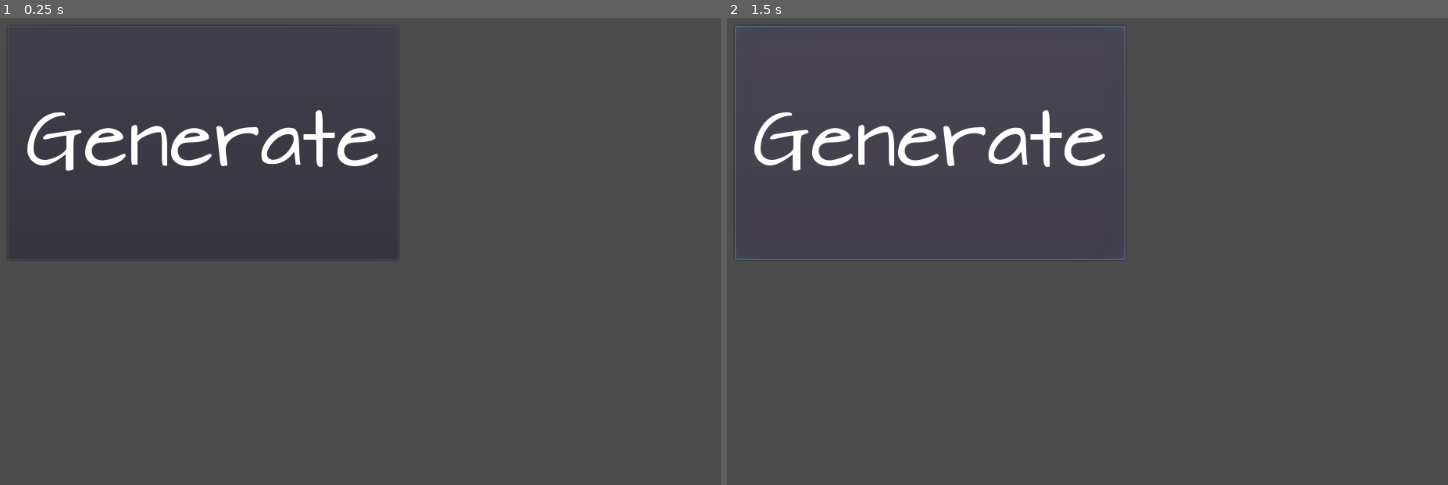
Above: before the commit, frames 1-2 (left to right).
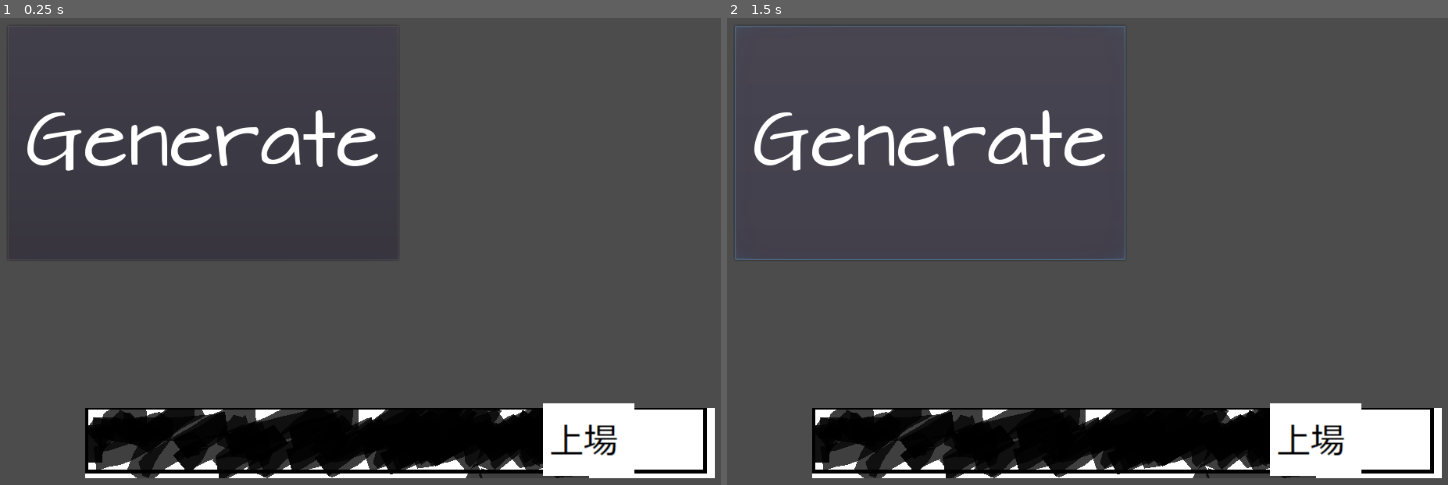
Above: after the commit, the same moments.

Repository: manzyun/PrayForApply
Game: Godot game, scene res://scenes/main.tscn
The game is run twice, just before and just after one commit, with the same random seed, the same clock (stepped at 60 frames per second) and the same inputs. The project has no main scene, so this scene is started directly.
Inputs:
- Up to frame 1 (0.25 s): no input
- Up to frame 2 (1.5 s): click "Generate" at 0.5 s; click "Generate" at 1.25 s

The runs differ from the first frame. In frame 1, 12% of the frame differs, in the area x 11-100%, y 82-99%; in frame 2, 12%.

Commit message:
add ListedGauge

Diff:
--- /dev/null
+++ b/ListedProgress.gd
@@ -0,0 +1,19 @@
+extends TextureProgress
+
+
+# Declare member variables here. Examples:
+# var a = 2
+# var b = "text"
+
+
+# Called when the node enters the scene tree for the first time.
+func _ready():
+	pass # Replace with function body.
+
+
+# Called every frame. 'delta' is the elapsed time since the previous frame.
+#func _process(delta):
+#	pass
+
+func _process(delta):
+	$ListedIcon.position.x = value * (rect_size.x / 100)
--- a/default_env.tres
+++ b/default_env.tres
@@ -1,5 +1,7 @@
 [gd_resource type="Environment" load_steps=2 format=2]
+
 [sub_resource type="ProceduralSky" id=1]
+
 [resource]
 background_mode = 2
 background_sky = SubResource( 1 )
--- /dev/null
+++ b/scenes/ListedProgress.tscn
@@ -0,0 +1,23 @@
+[gd_scene load_steps=5 format=2]
+
+[ext_resource path="res://ListedProgress.gd" type="Script" id=1]
+[ext_resource path="res://images/listed_gauge_under_tmp.png" type="Texture" id=2]
+[ext_resource path="res://images/listed_gauge_progress_tmp.png" type="Texture" id=3]
+[ext_resource path="res://images/listed_gauge_icon_tmp.png" type="Texture" id=4]
+
+[node name="ListedProgress" type="TextureProgress"]
+anchor_left = 0.5
+anchor_top = 1.0
+anchor_right = 0.5
+anchor_bottom = 1.0
+margin_left = -403.0
+margin_top = -100.0
+margin_right = 403.0
+margin_bottom = -10.0
+texture_under = ExtResource( 2 )
+texture_progress = ExtResource( 3 )
+script = ExtResource( 1 )
+
+[node name="ListedIcon" type="Sprite" parent="."]
+position = Vector2( 0, 40 )
+texture = ExtResource( 4 )
--- a/scenes/main_HUD.tscn
+++ b/scenes/main_HUD.tscn
@@ -1,7 +1,8 @@
-[gd_scene load_steps=3 format=2]
+[gd_scene load_steps=4 format=2]
 
 [ext_resource path="res://scripts/main_HUD.gd" type="Script" id=1]
 [ext_resource path="res://fonts/architect-s-daughter/ArchitectsDaughter32.tres" type="DynamicFont" id=2]
+[ext_resource path="res://scenes/ListedProgress.tscn" type="PackedScene" id=3]
 
 [node name="main_HUD" type="CanvasLayer"]
 script = ExtResource( 1 )
@@ -19,6 +20,13 @@
 text = "Generate"
 align = 1
 valign = 1
-percent_visible = -0.125
+
+[node name="StartPositionListedGauge" type="Position2D" parent="."]
+position = Vector2( 70, 500 )
+
+[node name="EndPositionListedGauge" type="Position2D" parent="."]
+position = Vector2( 920, 570 )
+
+[node name="ListedProgress" parent="." instance=ExtResource( 3 )]
 
 [connection signal="pressed" from="GenerateButton" to="." method="_on_GenerateButton_pressed"]
--- a/scripts/main.gd
+++ b/scripts/main.gd
@@ -1,78 +1,78 @@
 extends Node2D
 
 func _ready():
-    pass
+	pass
 
 func _process(delta):
-    pass
+	pass
 
 func construct_prayer():
-    var result = 0
+	var result = 0
 
 func construct_job_seeker():
-    var job_seeker_dict = {
-        "name": "nanashi",
-        "age": 0,
-        "edu": "hoisotsu",
-        "workhis": "neet",
-        "license": "nashi",
-        "occupation": 0,
-        "employment": 0,
-        }
-    print_debug(job_seeker_dict)
-    return job_seeker_dict
+	var job_seeker_dict = {
+		"name": "nanashi",
+		"age": 0,
+		"edu": "hoisotsu",
+		"workhis": "neet",
+		"license": "nashi",
+		"occupation": 0,
+		"employment": 0,
+		}
+	print_debug(job_seeker_dict)
+	return job_seeker_dict
 
 func _job_seeker_generator():
-    var rng = RandomNumberGenerator.new()
-    rng.randomize()
-    var job_seeker_status_dict = construct_job_seeker()
+	var rng = RandomNumberGenerator.new()
+	rng.randomize()
+	var job_seeker_status_dict = construct_job_seeker()
 
-    var surname = [
-        "Satou",
-        "Saitou",
-        "Sasaki",
-        "Sagawa",
-        "Sayama",
-       ]
-    var firstname = [
-        "Ritsu",
-        "Akira",
-        "Pikachu",
-       ]
-    var fullname = surname[rng.randi() % surname.size()]\
-                    + " "\
-                    + firstname[rng.randi() % firstname.size()]
-    var age = rng.randi_range(0, 100)
-    var edu_list = [
-        "Chu",
-        "Kou",
-        "Dai",
-        "Kosen",
-       ]
-    var edu = edu_list[rng.randi() % edu_list.size()]
-    var workhis_list = [
-        "killer",
-        "prof.",
-        "singer",
-       ]
-    var workhis = workhis_list[rng.randi() % workhis_list.size()]
-    var license_list = [
-        "nashi",
-        "ITpass",
-        "eikenpre2",
-       ]
-    var license = license_list[rng.randi() % license_list.size()]
-    var occupation = rng.randi_range(0, 3)
-    var employment = rng.randi_range(0, 3)
-    job_seeker_status_dict["name"] = fullname
-    job_seeker_status_dict["age"] = age
-    job_seeker_status_dict["edu"] = edu
-    job_seeker_status_dict["workhis"] = workhis
-    job_seeker_status_dict["license"] = license
-    job_seeker_status_dict["occupation"] = occupation
-    job_seeker_status_dict["employment"] = employment
-    print_debug(job_seeker_status_dict)
-    return job_seeker_status_dict
+	var surname = [
+		"Satou",
+		"Saitou",
+		"Sasaki",
+		"Sagawa",
+		"Sayama",
+	   ]
+	var firstname = [
+		"Ritsu",
+		"Akira",
+		"Pikachu",
+	   ]
+	var fullname = surname[rng.randi() % surname.size()]\
+					+ " "\
+					+ firstname[rng.randi() % firstname.size()]
+	var age = rng.randi_range(0, 100)
+	var edu_list = [
+		"Chu",
+		"Kou",
+		"Dai",
+		"Kosen",
+	   ]
+	var edu = edu_list[rng.randi() % edu_list.size()]
+	var workhis_list = [
+		"killer",
+		"prof.",
+		"singer",
+	   ]
+	var workhis = workhis_list[rng.randi() % workhis_list.size()]
+	var license_list = [
+		"nashi",
+		"ITpass",
+		"eikenpre2",
+	   ]
+	var license = license_list[rng.randi() % license_list.size()]
+	var occupation = rng.randi_range(0, 3)
+	var employment = rng.randi_range(0, 3)
+	job_seeker_status_dict["name"] = fullname
+	job_seeker_status_dict["age"] = age
+	job_seeker_status_dict["edu"] = edu
+	job_seeker_status_dict["workhis"] = workhis
+	job_seeker_status_dict["license"] = license
+	job_seeker_status_dict["occupation"] = occupation
+	job_seeker_status_dict["employment"] = employment
+	print_debug(job_seeker_status_dict)
+	return job_seeker_status_dict
 
 func game_controller():
-    pass
+	pass
--- a/scripts/main_HUD.gd
+++ b/scripts/main_HUD.gd
@@ -2,9 +2,18 @@
 
 signal generate_job_seeker
 
+var max_listed_gauge
+var start_pos_listed_gauge
+
 func _ready():
-    pass
+	pass
 
 func _on_GenerateButton_pressed():
-    emit_signal("generate_job_seeker")
-    pass
+	emit_signal("generate_job_seeker")
+	pass
+
+func _process(delta):
+	update_listed_progress(80)
+
+func update_listed_progress(listed_point):
+	$ListedProgress.value = listed_point
Binary file added: images/listed_gauge_icon_tmp.png
Not shown, added: images/listed_gauge_icon_tmp.png.import
Binary file added: images/listed_gauge_progress_tmp.png
Not shown, added: images/listed_gauge_progress_tmp.png.import
Not shown, added: images/listed_gauge_tmp.png.import
Binary file added: images/listed_gauge_under_tmp.png
Not shown, added: images/listed_gauge_under_tmp.png.import
